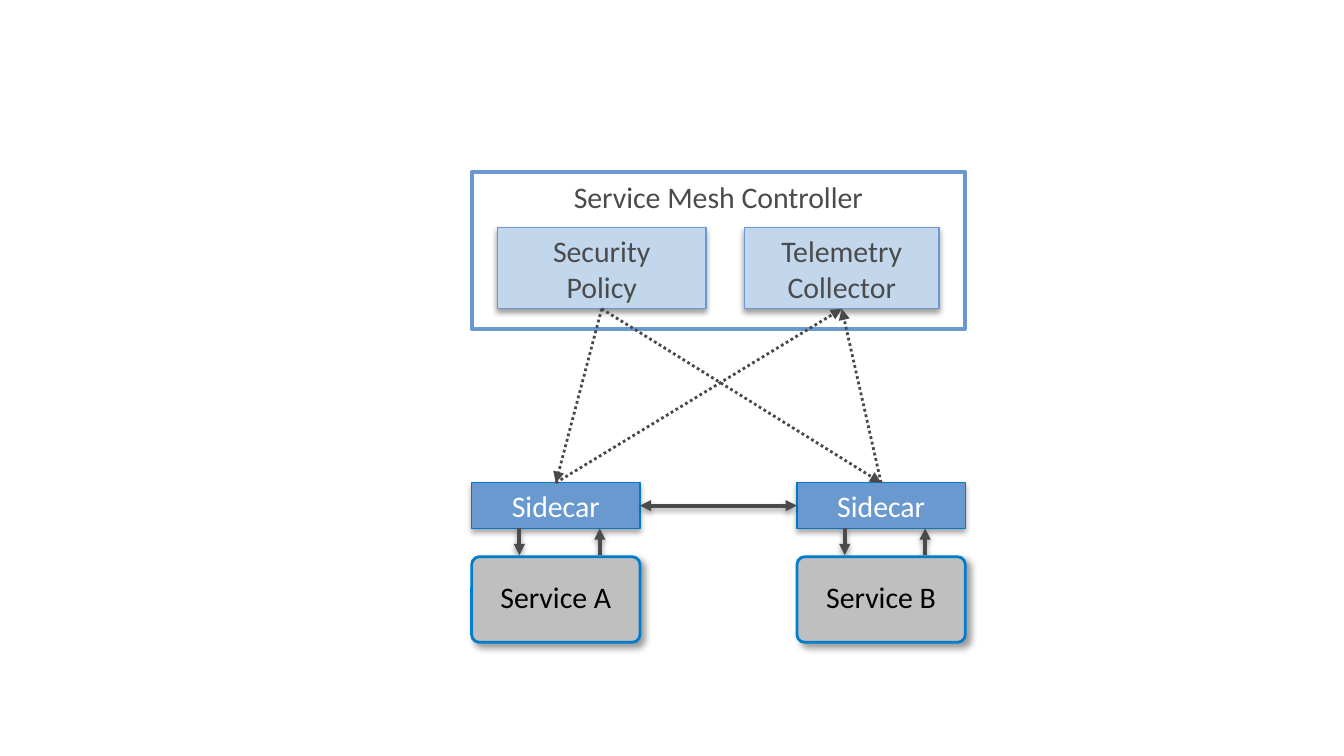
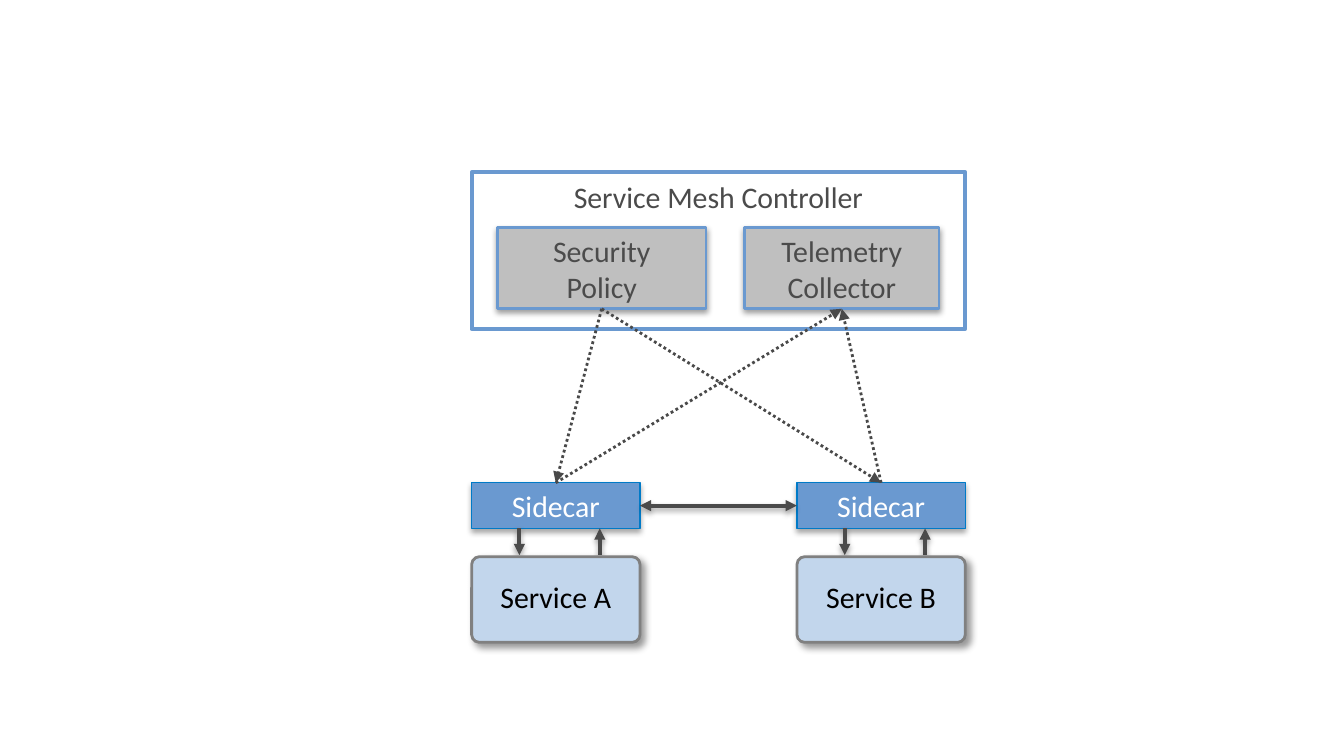
Before and after one commit to SystemsApproach/ops, a slide deck: slide 27 of figures.pptx. Drawn at 1344x756 pixels with LibreOffice and Linux fonts; fonts in the diff are those of the drawing. Boxes give left, top, right and bottom in pixels: in the first picture for what was removed or moved away, otherwise in the second. Text is boxed around its words. In the diff, an @@ line names an element or a change of style, - is before the commit and + after.

```diff
--- a/figures.pptx
+++ b/figures.pptx
@@ rectangle "Security" at bbox=[497, 228, 706, 309]: fill #C2D6EC to #BFBFBF; outline #6A99D0 0.75 pt to #6A99D0 1.5 pt @@
@@ rectangle "Telemetry" at bbox=[745, 228, 939, 309]: fill #C2D6EC to #BFBFBF; outline #6A99D0 0.75 pt to #6A99D0 1.5 pt @@
@@ rounded rectangle "Service A" at bbox=[472, 556, 640, 642]: fill #BFBFBF to #C2D6EC; outline #007DCC 1.5 pt to #808080 1.5 pt @@
@@ rounded rectangle "Service B" at bbox=[797, 556, 965, 642]: fill #BFBFBF to #C2D6EC; outline #007DCC 1.5 pt to #808080 1.5 pt @@
```
Also in this commit, not shown: 13 other slides changed, 24 other files.
